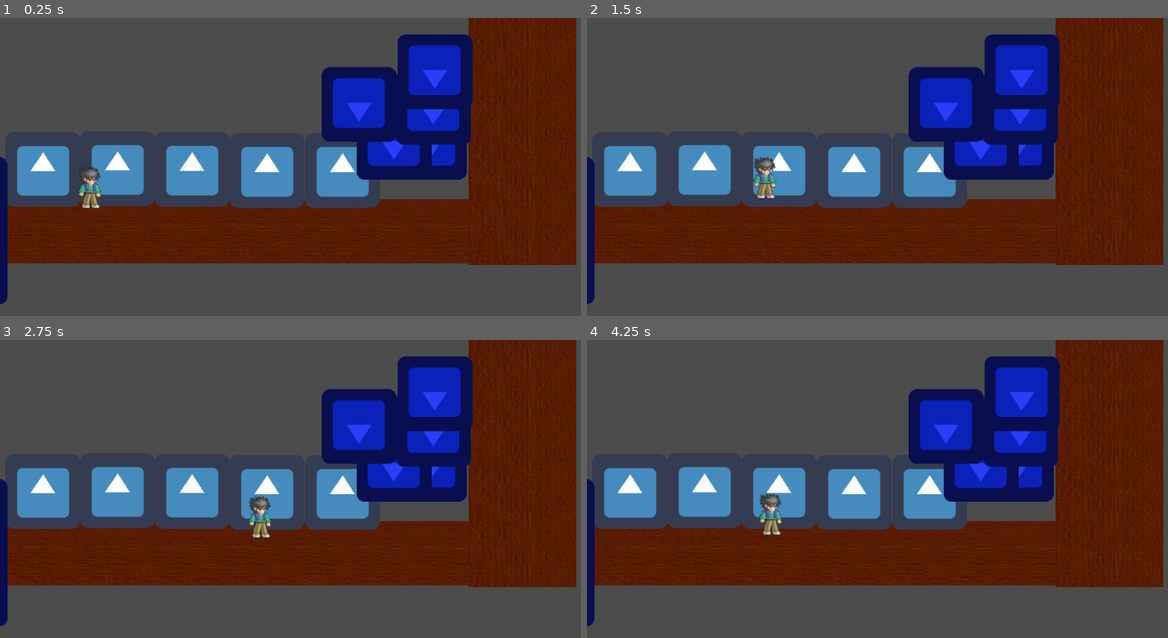
Above: before the commit, frames 1-4 (two rows, left to right).
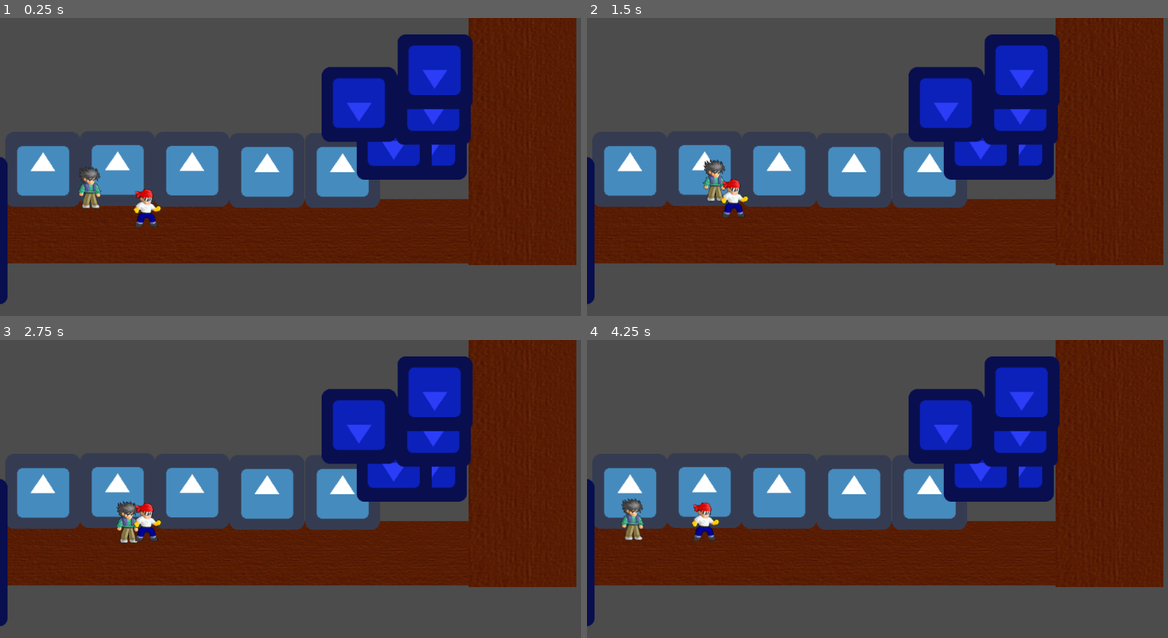
Above: after the commit, the same moments.

Repository: Anatolij-Grigorjev/Godot32dBeatemUpTest
Game: Godot game, scene res://stages/test/test_stage.tscn
The game is run twice, just before and just after one commit, with the same random seed, the same clock (stepped at 60 frames per second) and the same inputs. The project has no main scene, so this scene is started directly. The engine's default icon, where the game draws it, is replaced by a stand-in: a white triangle on a blue panel in a dark square.
Inputs:
- Up to frame 1 (0.25 s): no input
- Up to frame 2 (1.5 s): tap Enter at 0.5 s; hold D (move_right) 0.53-1.28 s; tap Space (jump) at 0.6, 0.77, 1.07, 1.35 s; hold S (move_down) from 1.28 s (still down)
- Up to frame 3 (2.75 s): tap Space (jump) at 1.52, 1.82, 2.1 s; release S (move_down) at 2.03 s; hold D (move_right) from 2.03 s (still down)
- Up to frame 4 (4.25 s): release D (move_right) at 2.78 s; hold W (move_up) 2.78-3.53 s; tap Space (jump) at 2.85, 3.02, 3.32, 3.6, 3.77, 4.07 s; hold A (move_left) from 3.53 s (still down)

The runs differ from the first frame. In frame 1, 0.4% of the frame differs, in the area x 22-28%, y 57-71%; in frame 2, 1.2%; in frame 3, 1.1%; in frame 4, 1.2%, in the area x 5-34%, y 51-68%.

Commit message:
experiment with ai follow player and use collition layers

Diff:
--- a/game/characters/ai_char_move.gd
+++ /dev/null
@@ -1,27 +0,0 @@
-extends "char_move.gd"
-
-export (float) var speed = 200.5
-export (float) var PEAK_JUMP_HEIGHT = 67.8
-export (float) var JUMP_STRENGTH = -212.7
-export (float) var MAX_JUMP_ASCEND_TIME = 0.7
-
-
-func get_move_input():
-	velocity = Vector2()
-	if Input.is_action_pressed('move_right'):
-		velocity.x += 1
-	if Input.is_action_pressed('move_left'):
-		velocity.x -= 1
-	if (!is_jumping):
-		if Input.is_action_pressed('move_down'):
-			velocity.y += 1
-		if Input.is_action_pressed('move_up'):
-			velocity.y -= 1
-	velocity = velocity.normalized() * speed
-
-func get_jump_input():
-	if (Input.is_action_just_pressed('jump')):
-		start_jump()
-
-func _physics_process(delta):
-	._physics_process(delta)
--- /dev/null
+++ b/game/characters/ai_follow_char_move.gd
@@ -0,0 +1,27 @@
+extends "char_move.gd"
+
+const DISTANCE_TO_PLAYER = 100
+
+func init_vals():
+	speed = 200.5
+	peak_jump_height = 67.8
+	jump_strength = -212.7
+	max_jump_ascend_time = 0.7
+	ground_layer = C.LAYERS_ENEMY_GROUND
+	air_layer = C.LAYErS_ENEMY_AIR
+	pass
+
+func get_move_input():
+	velocity = Vector2()
+	var my_pos = global_position
+	var player_pos = G.PLAYER_NODE.global_position
+	var distance = my_pos.distance_to(player_pos)
+	#do we need to move?
+	if (distance > DISTANCE_TO_PLAYER):
+		velocity.x = 1 if player_pos.x > my_pos.x else -1
+		velocity.y = 1 if player_pos.y > my_pos.y else -1
+	velocity = velocity.normalized() * speed
+
+func get_jump_input():
+	if (Input.is_action_just_pressed('jump')):
+		start_jump()
--- a/game/characters/bandit/bandit.tscn
+++ b/game/characters/bandit/bandit.tscn
@@ -1,6 +1,7 @@
-[gd_scene load_steps=3 format=2]
+[gd_scene load_steps=4 format=2]
 
-[ext_resource path="res://characters/bandit/bandit_0.png" type="Texture" id=1]
+[ext_resource path="res://characters/ai_follow_char_move.gd" type="Script" id=1]
+[ext_resource path="res://characters/bandit/bandit_0.png" type="Texture" id=2]
 
 [sub_resource type="CapsuleShape2D" id=1]
 
@@ -14,11 +15,16 @@
 collision_layer = 8
 collision_mask = 3
 collision/safe_margin = 0.08
+script = ExtResource( 1 )
 _sections_unfolded = [ "Collision", "collision" ]
+speed = 0
+peak_jump_height = 0
+jump_strength = 0
+max_jump_ascend_time = 0
 
 [node name="sprite" type="Sprite" parent="." index="0"]
 
-texture = ExtResource( 1 )
+texture = ExtResource( 2 )
 vframes = 6
 hframes = 10
 _sections_unfolded = [ "Animation" ]
--- a/game/characters/dennis/dennis.tscn
+++ b/game/characters/dennis/dennis.tscn
@@ -9,7 +9,7 @@
 radius = 15.6178
 height = 32.458
 
-[node name="dennis" type="KinematicBody2D" index="0"]
+[node name="dennis" type="KinematicBody2D"]
 
 position = Vector2( 400, 400 )
 input_pickable = false
--- a/game/globals/global_constants.gd
+++ b/game/globals/global_constants.gd
@@ -9,6 +9,9 @@
 const LAYERS_HERO_GROUND = 0
 const LAYERS_HERO_AIR = 1
 const LAYERS_STATIC_BG = 2
+const LAYERS_ENEMY_GROUND = 3
+const LAYErS_ENEMY_AIR = 4
+
 
 
 func _ready():
--- a/game/stages/test/test_stage.tscn
+++ b/game/stages/test/test_stage.tscn
@@ -1,12 +1,13 @@
-[gd_scene load_steps=6 format=2]
+[gd_scene load_steps=7 format=2]
 
 [ext_resource path="res://stages/city/bg_ground_left.png" type="Texture" id=1]
 [ext_resource path="res://stages/city/bg_ground_right.png" type="Texture" id=2]
 [ext_resource path="res://stages/test/test_horiz_path_block.tscn" type="PackedScene" id=3]
 [ext_resource path="res://characters/dennis/dennis.tscn" type="PackedScene" id=4]
 [ext_resource path="res://stages/test/test_vert_path_block.tscn" type="PackedScene" id=5]
+[ext_resource path="res://characters/bandit/bandit.tscn" type="PackedScene" id=6]
 
-[node name="root" type="Node2D"]
+[node name="root" type="Node2D" index="0"]
 
 position = Vector2( 10.0037, 272.902 )
 
@@ -88,3 +89,7 @@
 position = Vector2( 732.555, -180.929 )
 rotation = 3.14159
 _sections_unfolded = [ "Collision", "Transform" ]
+
+[node name="bandit" parent="." index="16" instance=ExtResource( 6 )]
+
+position = Vector2( 273.952, 88.3717 )
